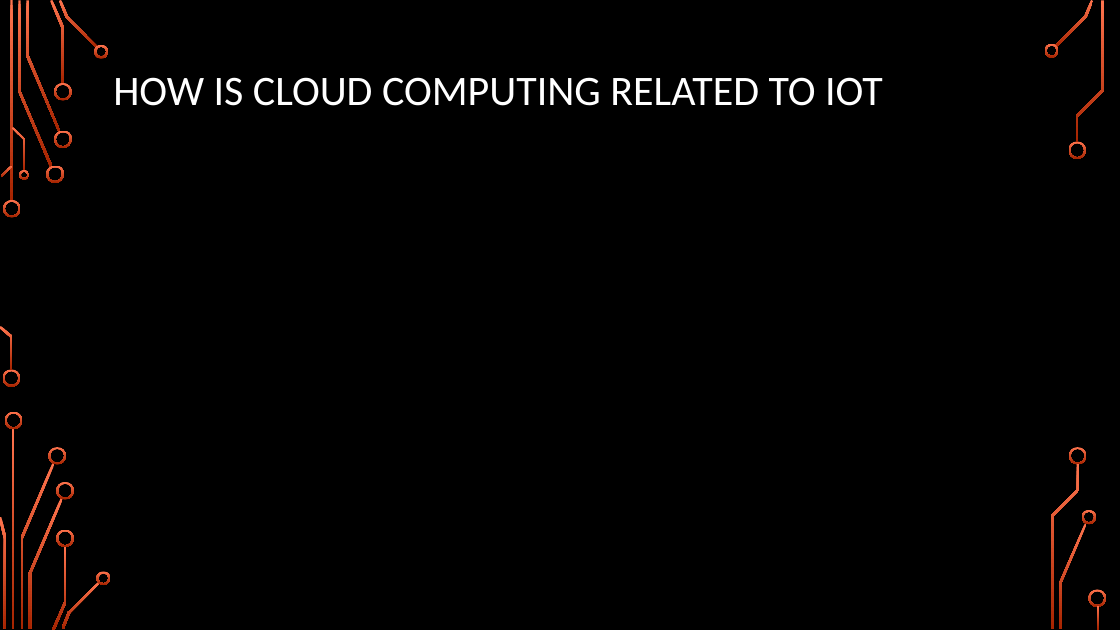
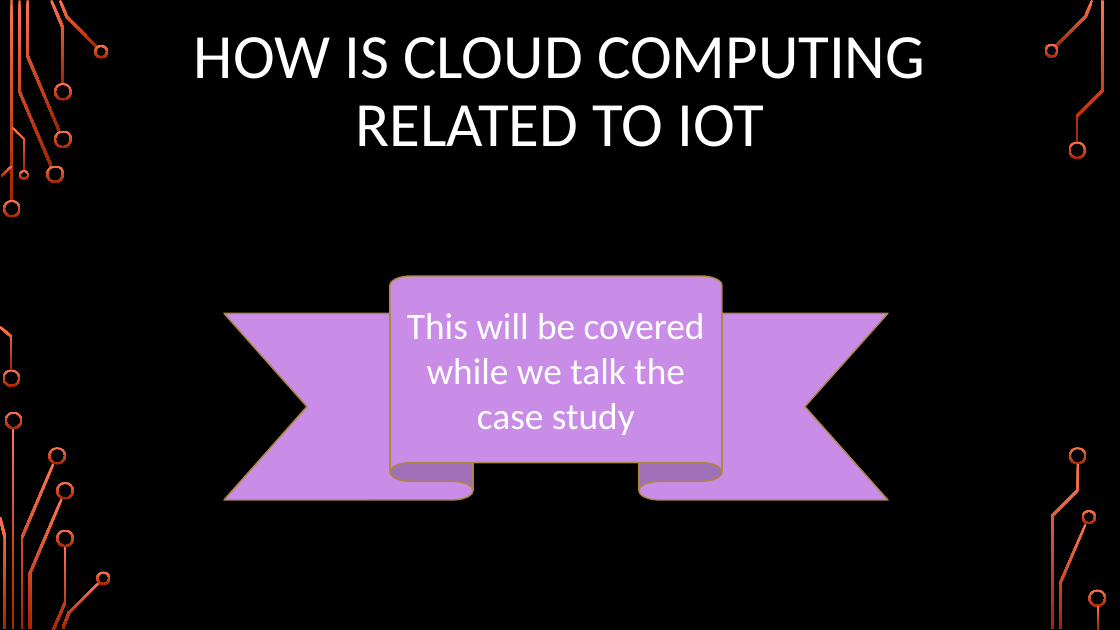
Before and after one commit to girishsukukumar/IoTWorkshop, a slide deck: slide 14 of Module-2.pptx (slide 5 before the commit). Drawn at 1120x630 pixels with LibreOffice and Linux fonts; fonts in the diff are those of the drawing; background and template pictures are left out. Boxes give left, top, right and bottom in pixels: in the first picture for what was removed or moved away, otherwise in the second. Text is boxed around its words. In the diff, an @@ line names an element or a change of style, - is before the commit and + after.

```diff
--- a/Module-2.pptx
+++ b/Module-2.pptx
@@ title "HOW IS CLOUD COMPUTING RELATED ..." at [194, 37, 925, 147]: size 36 to 54 pt; alignment left to centre @@
@@ ribbon added at [224, 276, 888, 501], fill #C98DE7, outline #AC8741 1.25 pt, 32 pt, text #FFFFFF @@
+This will be covered while we talk the case study
```
Also in this commit, not shown: 2 other slides changed, 10 slides added, 27 slides removed.
